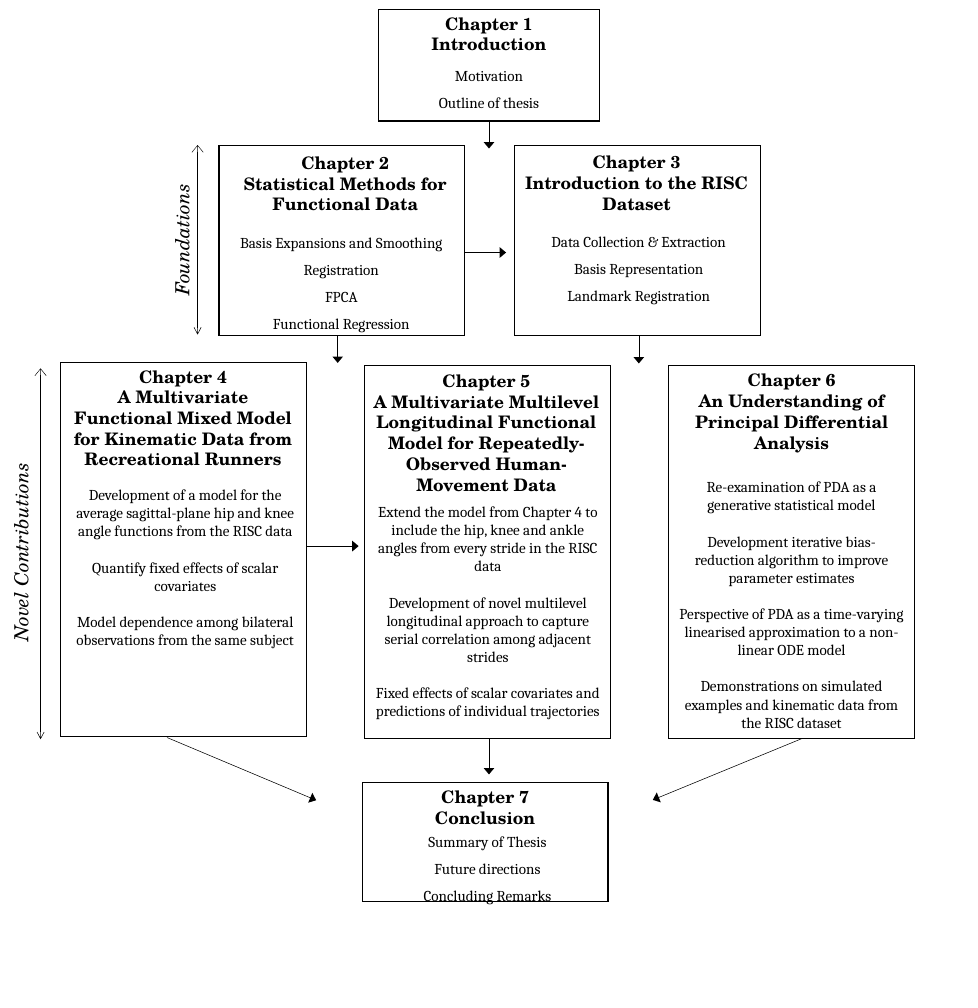
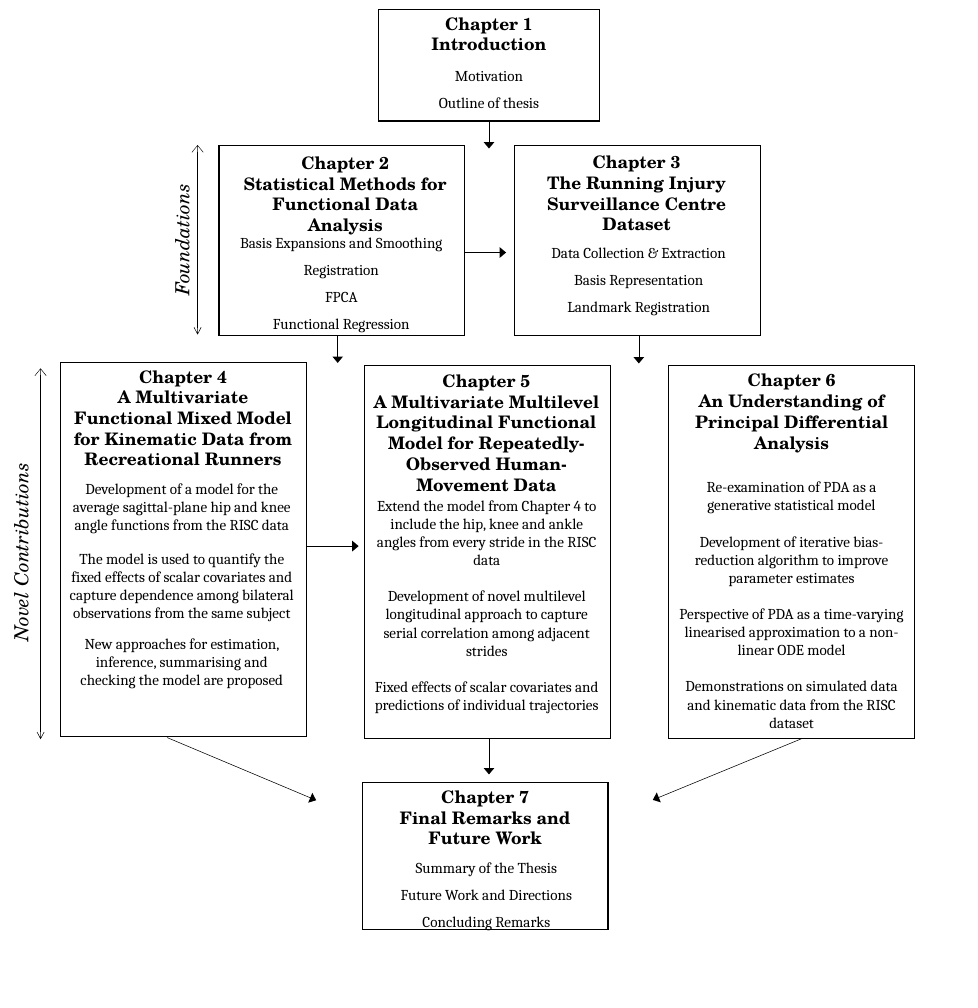
Before and after one commit to FAST-ULxNUIG/thesis-chapt-1-2, a slide deck: slide 1 of figures/outline-of-thesis-diagram.pptx. Drawn at 978x1008 pixels with LibreOffice and Linux fonts; fonts in the diff are those of the drawing. Boxes give left, top, right and bottom in pixels: in the first picture for what was removed or moved away, otherwise in the second. Text is boxed around its words. In the diff, an @@ line names an element or a change of style, - is before the commit and + after.

Commit message:
update the outline of thesis diagram

```diff
--- a/figures/outline-of-thesis-diagram.pptx
+++ b/figures/outline-of-thesis-diagram.pptx
@@ text at [244,172,447,238]: text changed @@
-Statistical Methods for Functional Data
+Statistical Methods for Functional Data Analysis
@@ text at [547,171,726,231]: text changed @@
-Introduction to the RISC Dataset
+The Running Injury Surveillance Centre Dataset
@@ text "Data Collection & Extraction": place and size @@
-text "Data Collection & Extraction" at [551,236,725,305]
+text "Data Collection & Extraction" at [551,247,725,316]
@@ text "Extend the model from Chapter ...": place and size @@
-text "Extend the model from Chapter ..." at [376,506,599,720]
+text "Extend the model from Chapter ..." at [375,500,598,714]
@@ text at [695,536,889,587]: text changed @@
-Development iterative bias-reduction algorithm to improve parameter estimates
+Development of iterative bias-reduction algorithm to improve parameter estimates
@@ text at [70,553,294,689]: text changed @@
-Quantify fixed effects of scalar covariates
-Model dependence among bilateral observations from the same subject
+The model is used to quantify the fixed effects of scalar covariates and capture dependence among bilateral observations from the same subject
+New approaches for estimation, inference, summarising and checking the model are proposed
@@ text at [685,680,898,728]: text changed @@
-Demonstrations on simulated examples and kinematic data from the RISC dataset
+Demonstrations on simulated data and kinematic data from the RISC dataset
@@ rectangle: place and size @@
-rectangle at [362,782,609,902]
+rectangle at [362,782,609,931]
@@ text at [400,806,571,845]: text changed @@
-Conclusion
+Final Remarks and Future Work
@@ text "Summary of the Thesis": place and size @@
-text "Summary of the Thesis" at [424,836,552,905]
+text "Summary of the Thesis" at [401,862,572,931]
@@ text at [401,862,572,900]: text changed @@
-Summary of Thesis
-Future directions
+Summary of the Thesis
+Future Work and Directions
```
Also in this commit, not shown: 1 other file.
